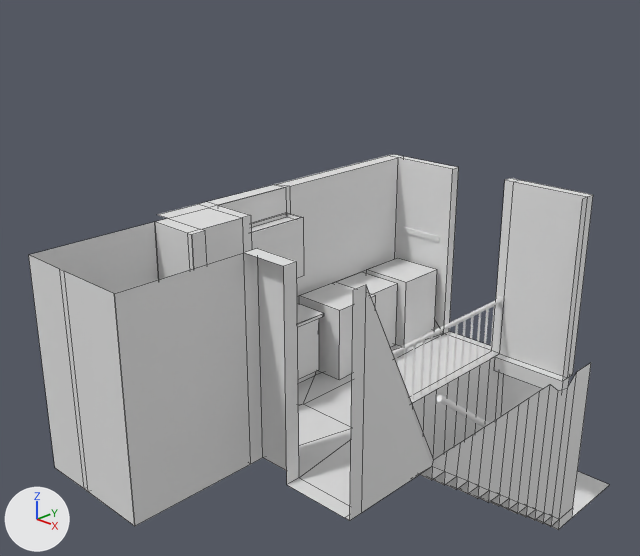
The Blender file house1/house1.blend as it was, and as the next commit left it.
One viewpoint serves both versions: a 50 mm lens placed at (6.28, -7.02, 5.3), pointed at (-0.8, 0.35, 1.38). Every picture has the same lights, and +X, +Y and +Z are marked at lower left. Mesh edges are drawn as thin lines on the coarser meshes.
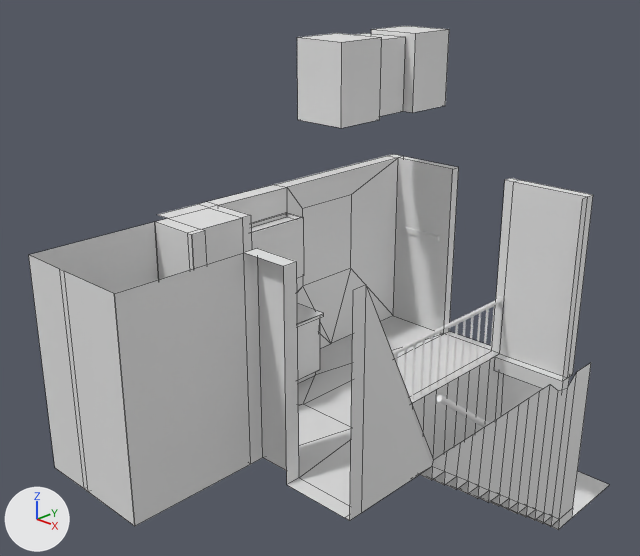
Commit message: Cut in the window outline

Changed parts and their boxes (x1, y1, x2, y2) in the pictures (640 x 556 px; the box of a moved part takes in the faces that stretch with it):
'Cube.002', moved
    before: (299, 282, 376, 379)
    after: (297, 33, 382, 128)
'Cube.001', moved
    before: (367, 258, 437, 346)
    after: (371, 26, 449, 113)
'Cube.003', moved
    before: (336, 272, 398, 347)
    after: (353, 33, 406, 116)
part 1 of me_plane, moved or reshaped
    before: (208, 156, 453, 379)
    after: (208, 156, 453, 380)

What changed in the scene script:
```text
Change me_plane:
    used by ob_plane; location = (0.0, 0.0, 0.0)
    remove me_plane.from_pydata(...)  # 201 vertices, 180 faces; spans x -1.62..1.5, y -3.1..4.68, z -2.49..2.41
    add me_plane.from_pydata(...)  # 205 vertices, 186 faces; spans x -1.62..1.5, y -3.1..4.68, z -2.49..2.41
    me_plane part 1
    5 vertices are removed from x -1.42..-0.78, y 0.37..2.57, z 0.1..2.41
    19 faces are deleted
    2 vertices move from x -1.42..-0.84, y 0.37..0.44, z 0.86..0.9 to x -1.42..-0.83, y 0.37..0.4, z 0.86
    9 vertices are added at x -1.42..-0.83, y -0.72..1.6, z 0.0..2.41
    25 new faces join them
Change ob_cube_001:
    ob_cube_001.location: (-0.96, 2.17, 0.0) -> (-0.96, 2.17, 3.25)
Change ob_cube_002:
    ob_cube_002.location: (-0.96, 0.84, 0.0) -> (-0.96, 0.84, 3.25)
Change ob_cube_003:
    ob_cube_003.location: (-1.07, 1.51, 0.0) -> (-1.07, 1.51, 3.25)
```
